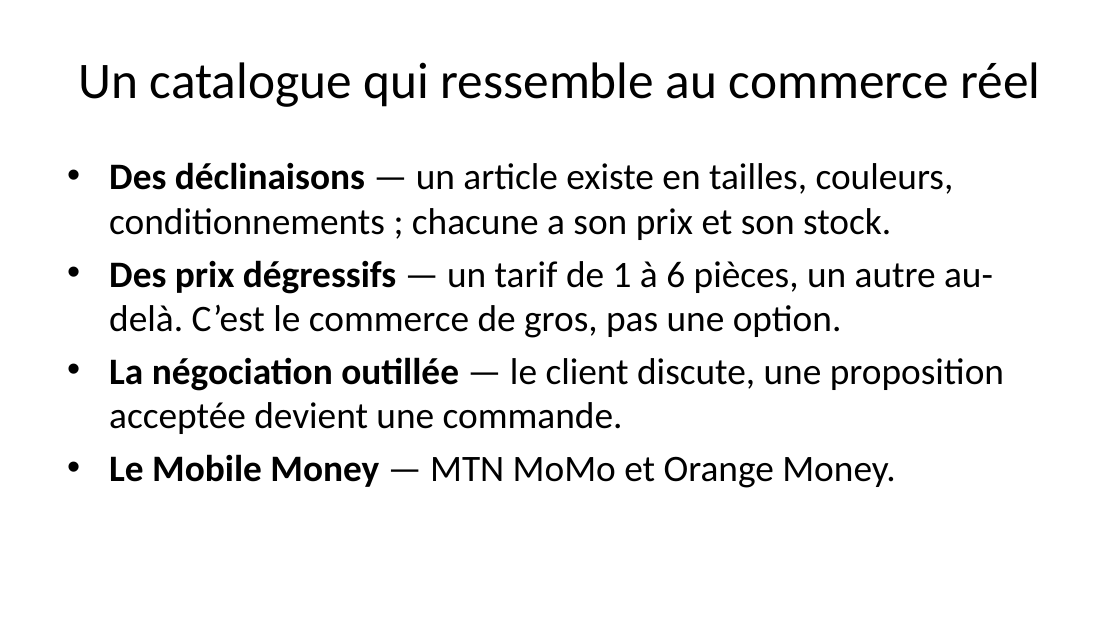
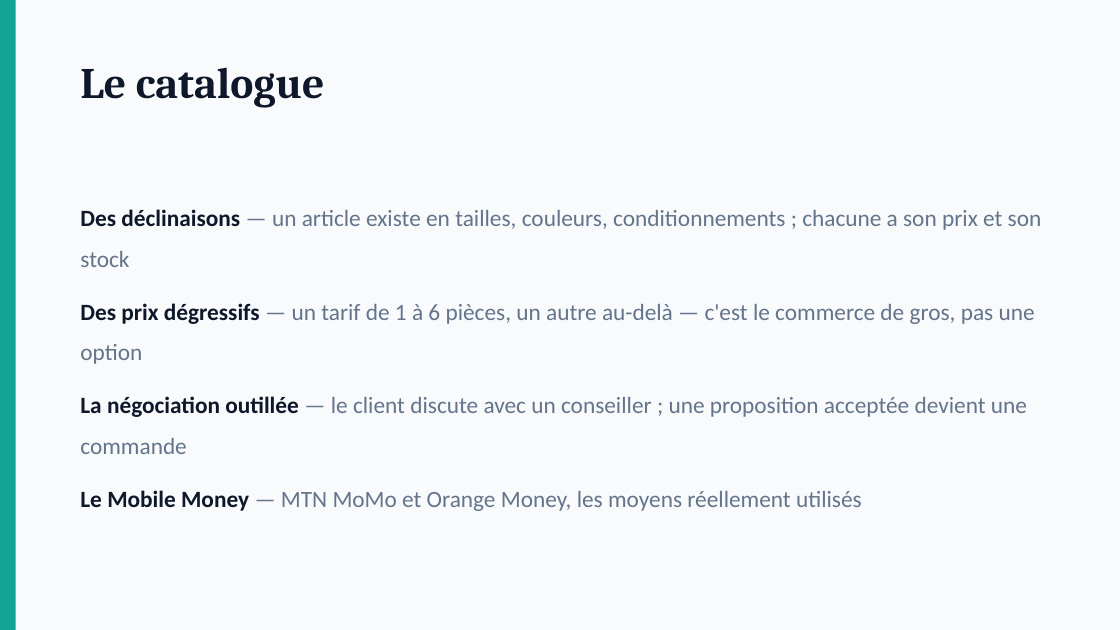
Before and after one commit to Dominique-BRIA/garah, a slide deck: slide 8 of docs/presentation/GARAH-presentation.pptx (slide 9 before the commit). Drawn at 1120x630 pixels with LibreOffice and Linux fonts; fonts in the diff are those of the drawing. Boxes give left, top, right and bottom in pixels: in the first picture for what was removed or moved away, otherwise in the second. Text is boxed around its words. In the diff, an @@ line names an element or a change of style, - is before the commit and + after.

```diff
--- a/docs/presentation/GARAH-presentation.pptx
+++ b/docs/presentation/GARAH-presentation.pptx
@@ background #FFFFFF to #F8FAFC @@
@@ rectangle added at [0,0,16,629], fill #12A594 @@
@@ title removed at [78,62,1041,107] @@
-Un catalogue qui ressemble au commerce réel
@@ text added at [80,67,325,108], 28 pt, text #0F172A, bold @@
+Le catalogue
@@ text "Des déclinaisons — un article ..." at [80,209,1042,511]: vertical alignment top to middle @@
@@ text at [80,209,1042,511]: text changed; size 24 to 15 pt; text colour #000000 to #64748B @@
-• Des déclinaisons — un article existe en tailles, couleurs, conditionnements ; chacune a son prix et son stock.
-• Des prix dégressifs — un tarif de 1 à 6 pièces, un autre au-delà. C’est le commerce de gros, pas une option.
-• La négociation outillée — le client discute, une proposition acceptée devient une commande.
-• Le Mobile Money — MTN MoMo et Orange Money.
+▪ Des déclinaisons — un article existe en tailles, couleurs, conditionnements ; chacune a son prix et son stock
+Des prix dégressifs — un tarif de 1 à 6 pièces, un autre au-delà — c'est le commerce de gros, pas une option
+La négociation outillée — le client discute avec un conseiller ; une proposition acceptée devient une commande
+Le Mobile Money — MTN MoMo et Orange Money, les moyens réellement utilisés
```
Also in this commit, not shown: 22 other slides changed, 11 slides added, 13 slides removed, 3 other files.
